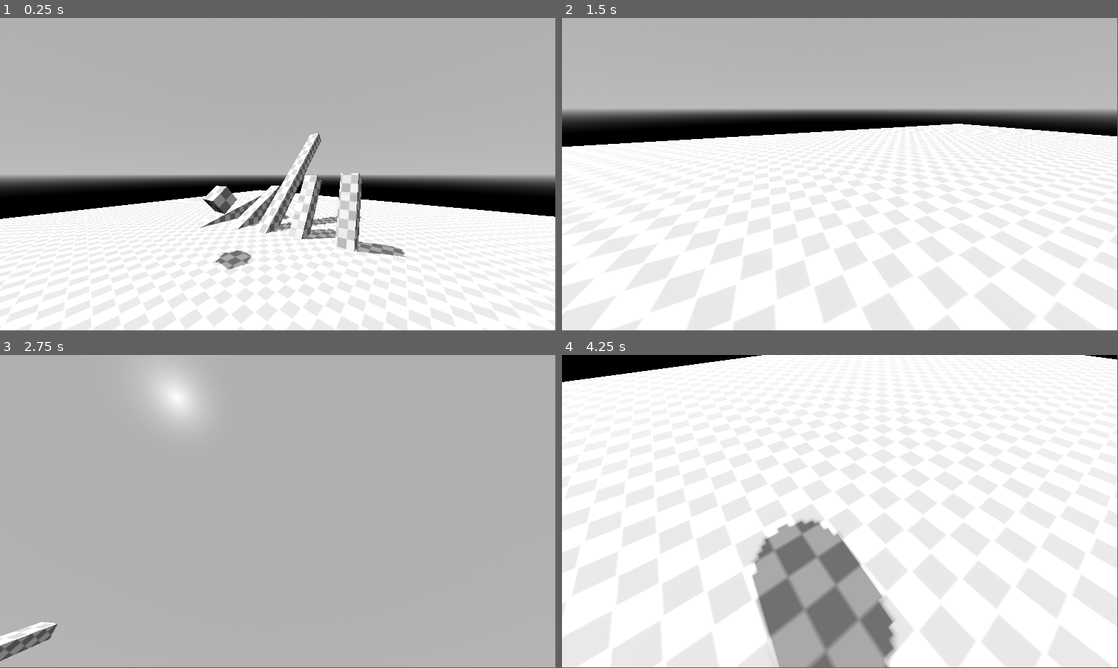
Above: before the commit, frames 1-4 (two rows, left to right).
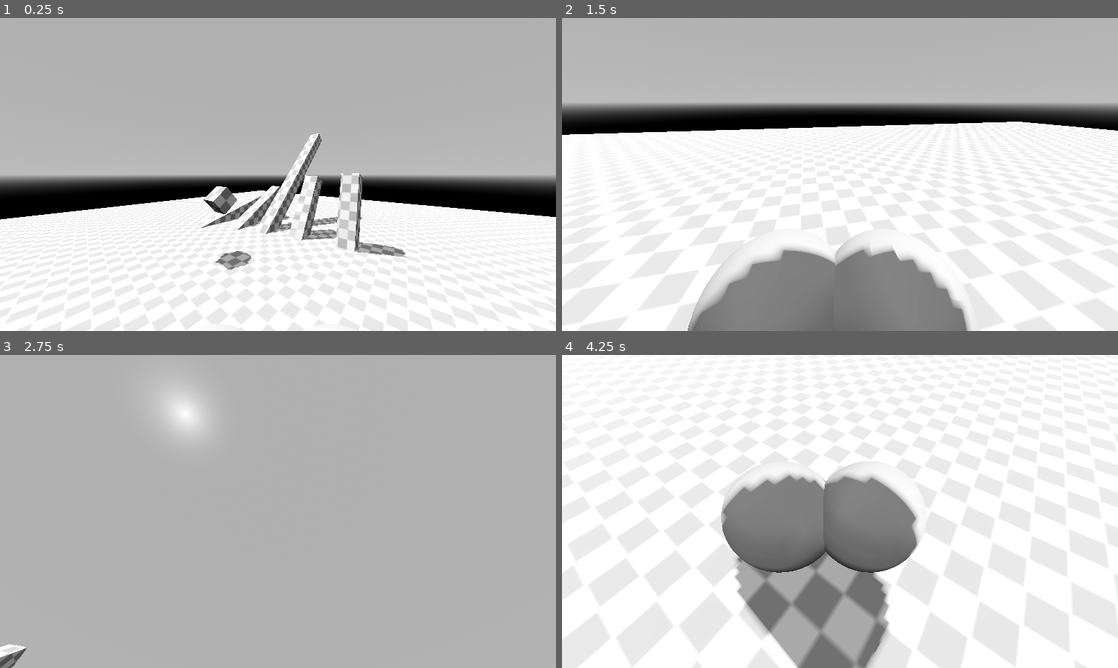
Above: after the commit, the same moments.

Repository: Stikface/delver
Game: Godot game, scene res://Assets/game.tscn
Two runs of this game, one before a commit and one after it. Both use one fixed random seed, a clock stepped at 60 frames per second and the inputs below.
Inputs (mouse positions are in pixels of both pictures, inside the frame that each line leads up to):
- Up to frame 1 (0.25 s): no input
- Up to frame 2 (1.5 s): move the mouse to (962, 158) at 0.52 s; hold D (Right) 0.53-1.28 s; tap Down (LookDown) at 0.6 s; move the mouse to (728, 190) at 1.27 s; hold S (Down) from 1.28 s (still down); tap Left (LookLeft) at 1.35 s
- Up to frame 3 (2.75 s): move the mouse to (333, 442) at 2.02 s; release S (Down) at 2.03 s; hold D (Right) from 2.03 s (still down); tap Right (LookRight) at 2.1 s
- Up to frame 4 (4.25 s): move the mouse to (812, 574) at 2.77 s; release D (Right) at 2.78 s; hold W (Up) 2.78-3.53 s; tap Up (LookUp) at 2.85 s; move the mouse to (1006, 558) at 3.52 s; hold A (Left) from 3.53 s (still down); tap Down (LookDown) at 3.6 s
In our replay, the window is 799x449 before the commit and 800x450 after it. These sizes can differ from the game's own. Grey fills any space a smaller window leaves; there, only what the larger window draws over its background counts as a difference.

The runs differ from the first frame. In frame 1, 1.0% of the frame differs, in the area x 0-100%, y 0-81%; in frame 2, 18%, in the area x 0-100%, y 0-100%; in frame 3, 1.1%; in frame 4, 15%.

Commit message:
added bosom
the last commit added a new Problem: the camera decouples from the player capsule and I Can See My Own Body because the body falls faster than the camera which is trying to do a slow LERP between points. maybe this isn't a problem if you have a real playermodel instead of a capsule...

Diff:
--- a/Assets/player.tscn
+++ b/Assets/player.tscn
@@ -1,8 +1,10 @@
-[gd_scene load_steps=4 format=3 uid="uid://b8ukkqeikjtk6"]
+[gd_scene load_steps=5 format=3 uid="uid://b8ukkqeikjtk6"]
 
 [ext_resource type="Script" uid="uid://ct8v2ct5hn5yu" path="res://Assets/player_controller.gd" id="1_tpd1a"]
 
 [sub_resource type="CapsuleMesh" id="CapsuleMesh_53jbt"]
+
+[sub_resource type="SphereMesh" id="SphereMesh_tpd1a"]
 
 [sub_resource type="CapsuleShape3D" id="CapsuleShape3D_n1j1f"]
 
@@ -16,6 +18,14 @@
 mesh = SubResource("CapsuleMesh_53jbt")
 skeleton = NodePath("")
 
+[node name="MeshInstance3D" type="MeshInstance3D" parent="MeshInstance3D"]
+transform = Transform3D(0.6, 0, 0, 0, 0.6, 0, 0, 0, 0.6, 0.20746, 0.150376, -0.435094)
+mesh = SubResource("SphereMesh_tpd1a")
+
+[node name="MeshInstance3D2" type="MeshInstance3D" parent="MeshInstance3D"]
+transform = Transform3D(0.6, 0, 0, 0, 0.6, 0, 0, 0, 0.6, -0.248208, 0.150376, -0.435094)
+mesh = SubResource("SphereMesh_tpd1a")
+
 [node name="CollisionShape3D" type="CollisionShape3D" parent="."]
 shape = SubResource("CapsuleShape3D_n1j1f")
 
--- a/project.godot
+++ b/project.godot
@@ -14,6 +14,12 @@
 run/main_scene="uid://bt0n4w8cc8lsc"
 config/features=PackedStringArray("4.4", "Forward Plus")
 config/icon="res://icon.svg"
+
+[display]
+
+window/size/viewport_width=1280
+window/size/viewport_height=720
+window/size/resizable=false
 
 [input]
 
